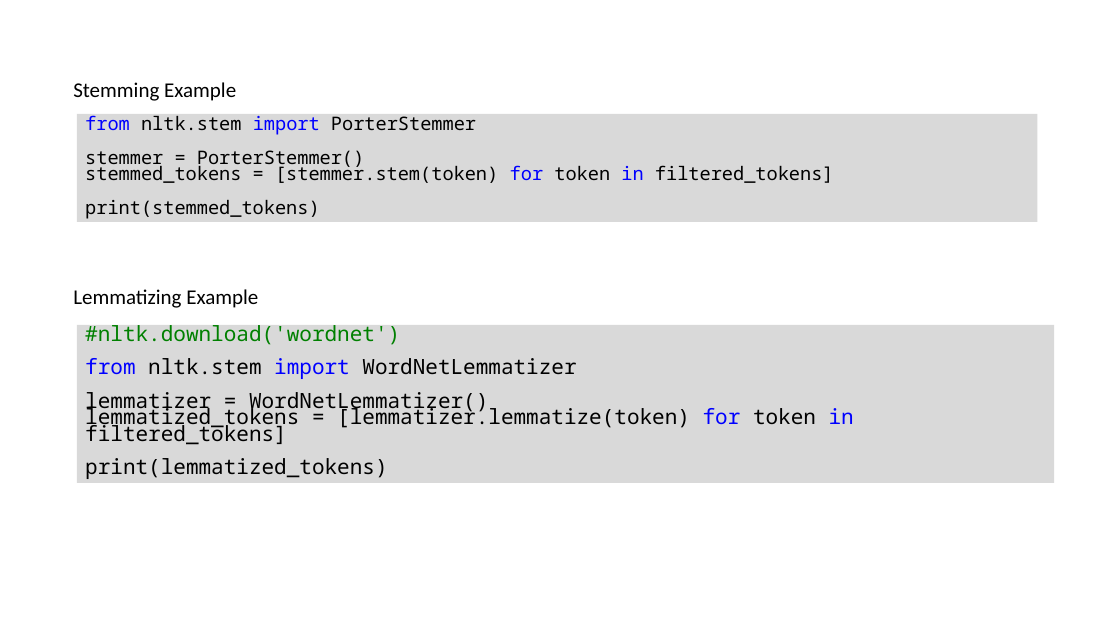
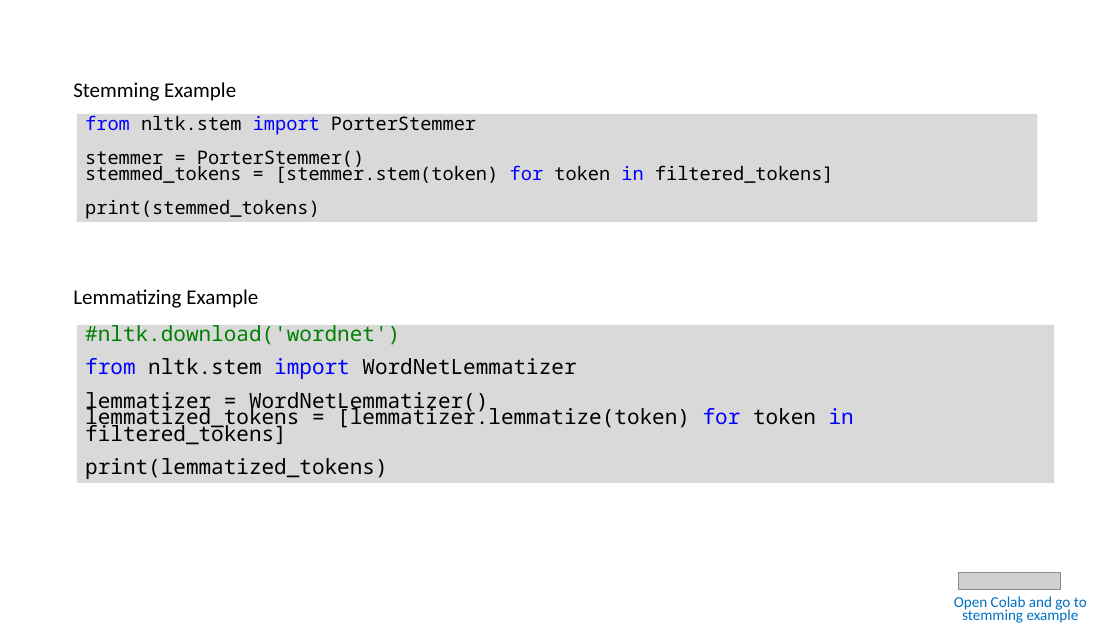
Before and after one commit to msfasha/307307-BI-Methods, a slide deck: slide 17 of 20242-NLP-LLM/lecture notes/Part 1 - Introduction to NLP/1.1-introduction to NLP.pptx. Drawn at 1120x630 pixels with LibreOffice and Linux fonts; fonts in the diff are those of the drawing; grey boxes stand for pictures; background and template pictures are left out. Boxes give left, top, right and bottom in pixels: in the first picture for what was removed or moved away, otherwise in the second. Text is boxed around its words. In the diff, an @@ line names an element or a change of style, - is before the commit and + after.

```diff
--- a/20242-NLP-LLM/lecture notes/Part 1 - Introduction to NLP/1.1-introduction to NLP.pptx
+++ b/20242-NLP-LLM/lecture notes/Part 1 - Introduction to NLP/1.1-introduction to NLP.pptx
@@ text added at (954,596,1087,623), 12.9 pt, text #0070C0 @@
+Open Colab and go to stemming example
@@ picture added at (959,572,1061,590) @@
```
Also in this commit, not shown: 7 other slides changed, 11 slides added, 1 slide removed, 14 other files.
